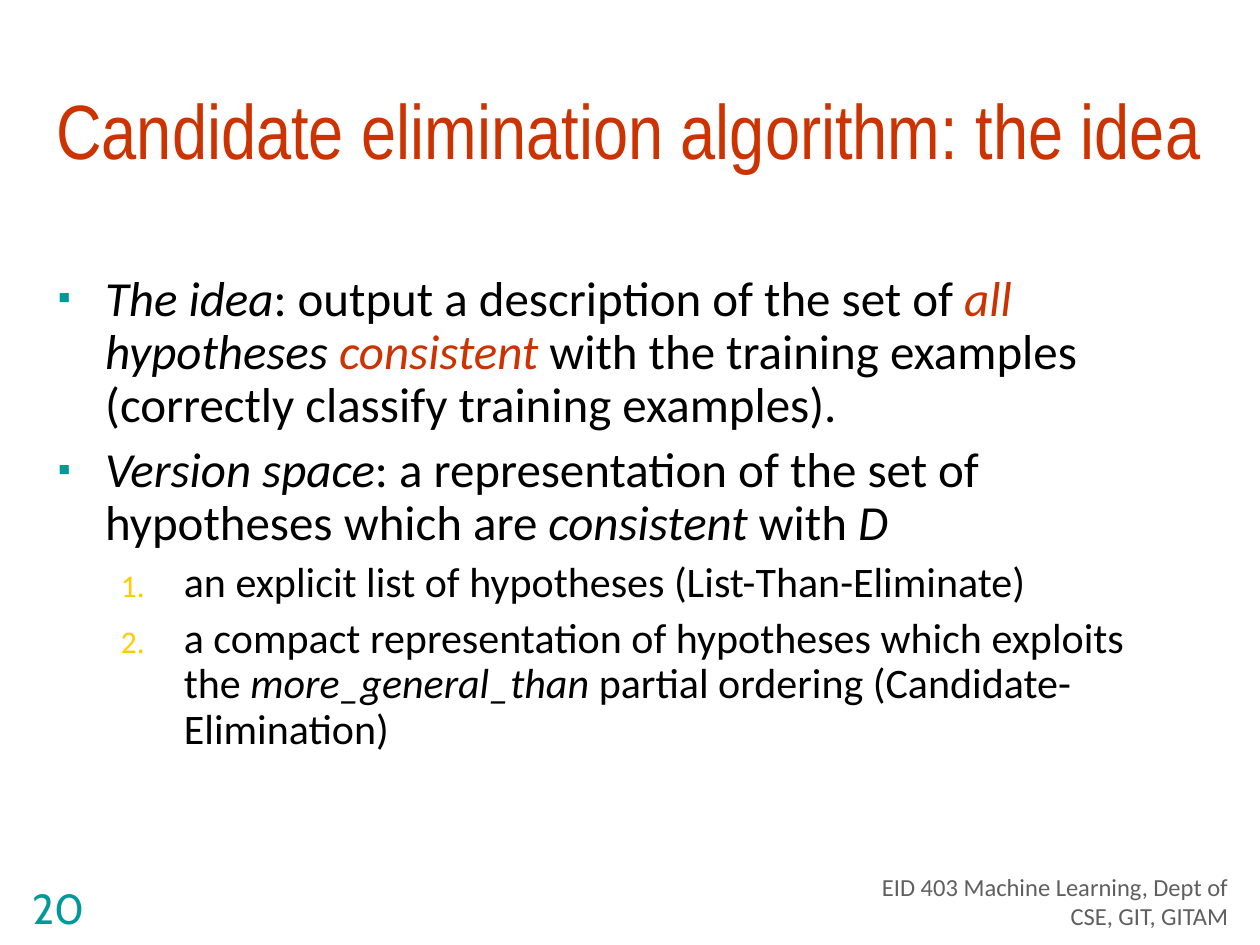
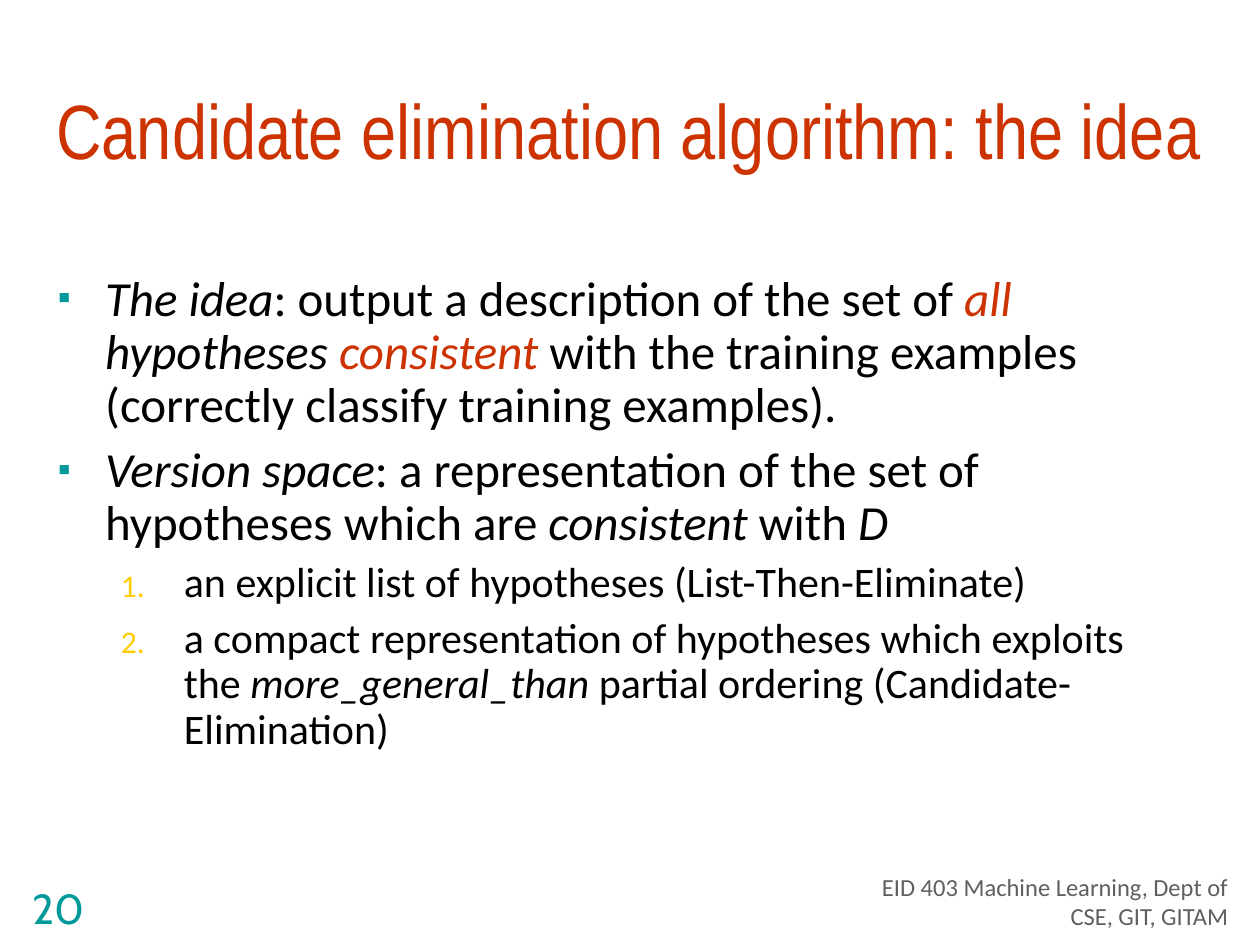
Before and after one commit to sireeshacse/machinelearning, a slide deck: slide 20 of Lecture Notes/2_conceptlearning.ppt. Drawn at 1260x945 pixels with LibreOffice and Linux fonts; fonts in the diff are those of the drawing; background and template pictures are left out. Boxes give left, top, right and bottom in pixels: in the first picture for what was removed or moved away, otherwise in the second. Text is boxed around its words. In the diff, an @@ line names an element or a change of style, - is before the commit and + after.

```diff
--- a/Lecture Notes/2_conceptlearning.ppt
+++ b/Lecture Notes/2_conceptlearning.ppt
@@ text at bbox=[184, 566, 1026, 604]: text changed @@
-  1. an explicit list of hypotheses (List-Than-Eliminate)
+  1. an explicit list of hypotheses (List-Then-Eliminate)
```
Also in this commit, not shown: 3 other slides changed, 10 other files.
